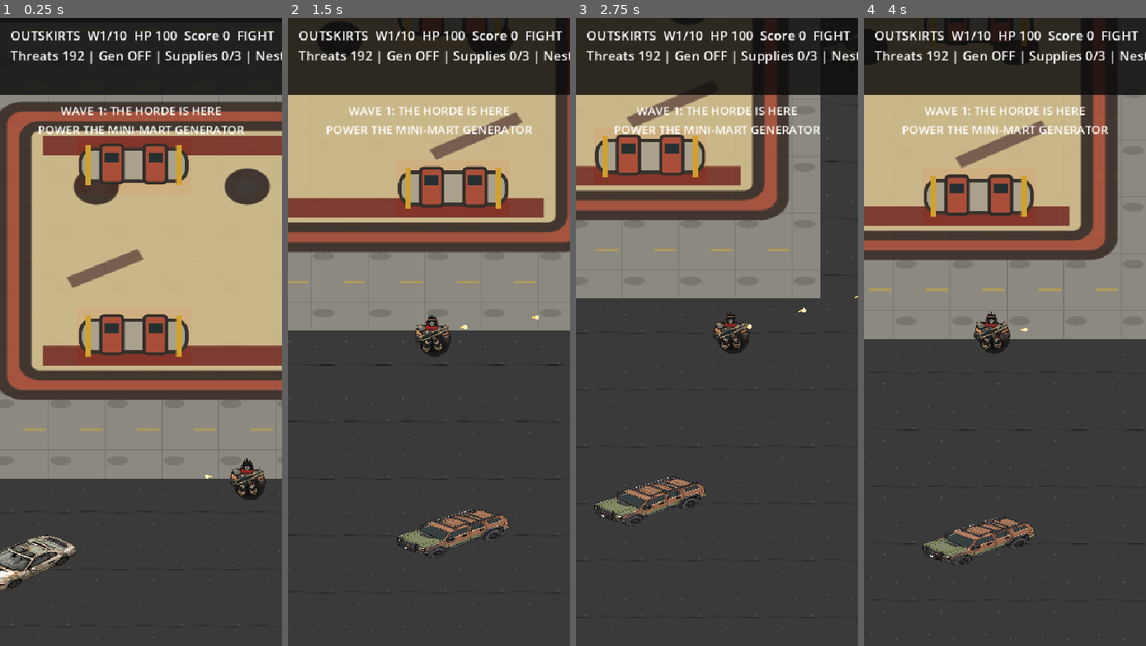
Above: before the commit, frames 1-4 (left to right).
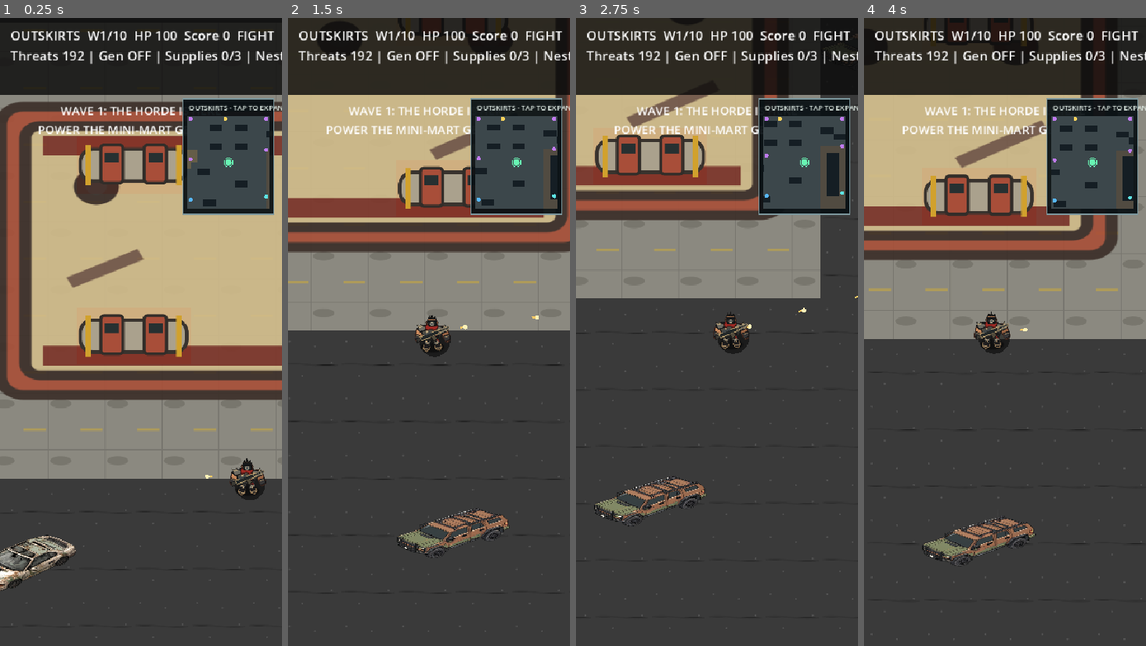
Above: after the commit, the same moments.

Repository: dennypag02/deadshift
Game: Godot game, scene res://scenes/Outskirts.tscn
The game is run twice, just before and just after one commit, with the same random seed, the same clock (stepped at 60 frames per second) and the same inputs.
Inputs (mouse positions are in pixels of both pictures, inside the frame that each line leads up to):
- Up to frame 1 (0.25 s): no input
- Up to frame 2 (1.5 s): tap Enter at 0.5 s; move the mouse to (491, 300) at 0.52 s; hold Right (ui_right) 0.53-1.25 s; tap H at 0.6 s; click (491, 300) at 0.67 s; drag from (372, 363) to (414, 457) at 1.27 s
- Up to frame 3 (2.75 s): move the mouse to (745, 193) at 2.02 s; hold Right (ui_right) from 2.03 s (still down); tap H at 2.1 s
- Up to frame 4 (4 s): release Right (ui_right) at 2.75 s; drag from (990, 457) to (920, 237) at 2.77 s; move the mouse to (1089, 426) at 3.52 s; hold Left (ui_left) from 3.53 s (still down); tap H at 3.6 s

The runs differ from the first frame. In frame 1, 5.9% of the frame differs, in the area x 64-100%, y 12-32%; in frame 2, 6.0%; in frame 3, 5.1%; in frame 4, 6.0%.
Error before the commit: Parse Error: Cannot infer the type of "origin" variable because the value doesn't have a set type. (res://scripts/tactical_minimap.gd:44)

Commit message:
Fix GDScript type inference in tactical minimap

Diff:
--- a/godot/scripts/tactical_minimap.gd
+++ b/godot/scripts/tactical_minimap.gd
@@ -41,7 +41,7 @@
 	draw_rect(Rect2(Vector2.ZERO, size), Color("#7b969c"), false, 2.0)
 	draw_string(ThemeDB.fallback_font, Vector2(9, 17), "OUTSKIRTS - TAP TO %s" % ("CLOSE" if expanded else "EXPAND"), HORIZONTAL_ALIGNMENT_LEFT, -1, 11, Color("#e4f0e9"))
 	var scale := minf(area.size.x / 4096.0, area.size.y / 5120.0) if expanded else 0.075
-	var origin := Vector2.ZERO if expanded else game.player_pos - area.size / (2.0 * scale)
+	var origin: Vector2 = Vector2.ZERO if expanded else Vector2(game.player_pos) - area.size / (2.0 * scale)
 	for y in range(40):
 		for x in range(32):
 			var p := Vector2(x * TILE, y * TILE)
